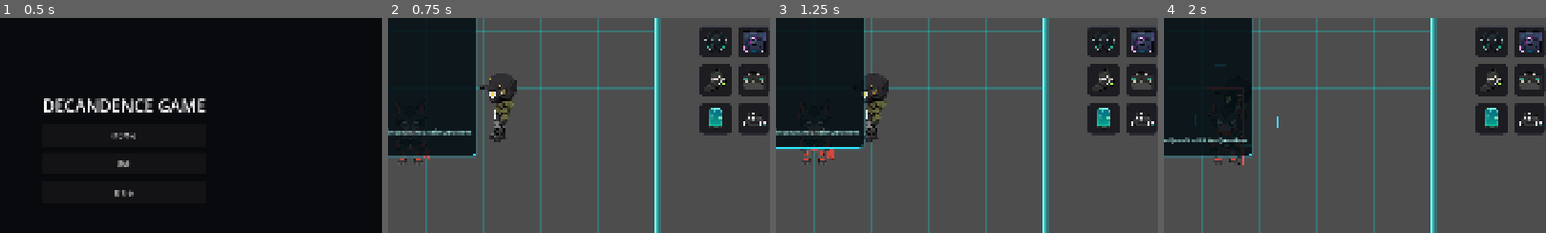
Above: before the commit, frames 1-4 (left to right).
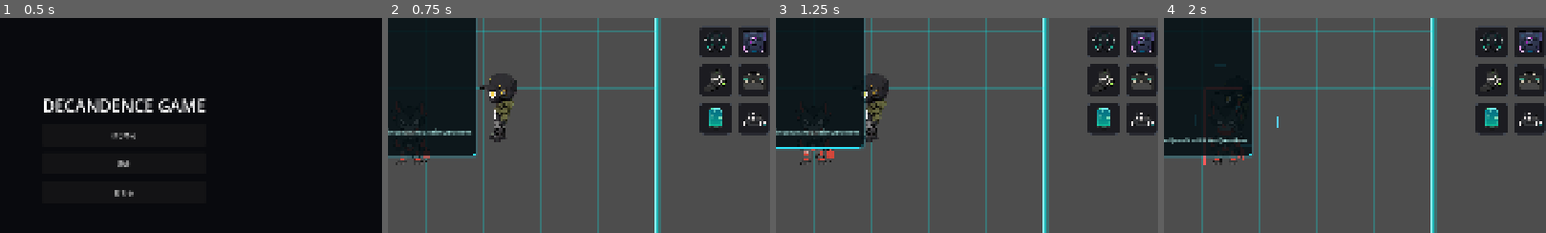
Above: after the commit, the same moments.

Repository: grimoire1089-coder/optimistic
Game: Godot game, scene res://Scenes/Boot/TitleScene.tscn
The game is run twice, just before and just after one commit, with the same random seed, the same clock (stepped at 60 frames per second) and the same inputs. Sound files missing from this copy of the repository are replaced by a short silence.
Inputs:
- Up to frame 1 (0.5 s): no input
- Up to frame 2 (0.75 s): click "はじめる" at 0.5 s
- Up to frame 3 (1.25 s): no input
- Up to frame 4 (2 s): click "POS" at 1.25 s
The pictures show only the part of the screen within x 34-84%, y 20-70%; the shares and areas given below are measured in that part.

Frame 1 is identical in both runs. In frame 2, less than 0.1% of the frame differs, in the area x 2-11%, y 47-69%; in frame 3, 0.1%; in frame 4, 0.2%, in the area x 10-21%, y 32-69%.

Commit message:
Route Zippy wander through action runner

Diff:
--- a/Scripts/Characters/Zippy/ZippyActor.gd
+++ b/Scripts/Characters/Zippy/ZippyActor.gd
@@ -11,6 +11,7 @@
 const ITEM_DISPLAY_SCRIPT := preload("res://Scripts/Characters/Modules/AICharacterActionItemDisplayModule.gd")
 const INVENTORY_SCRIPT := preload("res://Scripts/Characters/Modules/AICharacterInventoryModule.gd")
 const ACTION_RUNNER_SCRIPT := preload("res://Scripts/Characters/Actions/Core/AICharacterActionRunner.gd")
+const NODE_ACTION_ADAPTER_SCRIPT := preload("res://Scripts/Characters/Actions/Core/AICharacterNodeActionAdapter.gd")
 const MoveSlot := preload("res://Scripts/Characters/Modules/AICharacterMovementCoordinator.gd")
 
 @export var resident_id: StringName = &"zippy"
@@ -23,6 +24,7 @@
 @export var start_grid_position: Vector2i = Vector2i(1, 6)
 @export var actor_grid_footprint: Vector2i = Vector2i(2, 4)
 @export var enable_action_runner_observer: bool = true
+@export var enable_action_runner_wander: bool = true
 
 @onready var sprite: Sprite2D = $Sprite2D
 @onready var click_area: Area2D = $ClickArea2D
@@ -59,16 +61,15 @@
 
 
 func _physics_process(delta: float) -> void:
-	_update_action_runner_observer(delta)
 	if _update_hydrate_behavior(delta):
+		_cancel_action_runner_current_action("hydrate behavior active")
 		return
 	if _update_sit_behavior(delta):
-		return
-	if wander_module == null:
-		return
-	velocity = wander_module.get_velocity(delta)
-	if velocity.length_squared() > 0.0:
-		move_and_slide()
+		_cancel_action_runner_current_action("sit behavior active")
+		return
+	if _update_action_runner_wander(delta):
+		return
+	_update_legacy_wander(delta)
 
 
 func get_actor_grid_footprint() -> Vector2i:
@@ -202,6 +203,31 @@
 	return true
 
 
+func _update_action_runner_wander(delta: float) -> bool:
+	if action_runner == null:
+		return false
+	if not enable_action_runner_wander:
+		if enable_action_runner_observer:
+			action_runner.physics_update(delta)
+		return false
+	action_runner.physics_update(delta)
+	return true
+
+
+func _update_legacy_wander(delta: float) -> void:
+	if wander_module == null:
+		return
+	velocity = wander_module.get_velocity(delta)
+	if velocity.length_squared() > 0.0:
+		move_and_slide()
+
+
+func _cancel_action_runner_current_action(reason: String) -> void:
+	if action_runner == null or not action_runner.has_active_action():
+		return
+	action_runner.cancel_current_action(reason)
+
+
 func _try_claim_move_slot() -> bool:
 	if MoveSlot.can_move(self):
 		return MoveSlot.request_move(self)
@@ -291,18 +317,38 @@
 
 func _setup_action_runner_observer() -> void:
 	_shutdown_action_runner_observer()
-	if not enable_action_runner_observer:
+	if not enable_action_runner_observer and not enable_action_runner_wander:
 		return
 	action_runner = ACTION_RUNNER_SCRIPT.new() as AICharacterActionRunner
 	if action_runner == null:
 		return
-	action_runner.setup(self, [])
-
-
-func _update_action_runner_observer(delta: float) -> void:
-	if not enable_action_runner_observer or action_runner == null:
-		return
-	action_runner.physics_update(delta)
+	action_runner.setup(self, _build_action_runner_packages())
+
+
+func _build_action_runner_packages() -> Array[AICharacterActionPackage]:
+	var packages: Array[AICharacterActionPackage] = []
+	if not enable_action_runner_wander or wander_module == null:
+		return packages
+
+	var wander_adapter := NODE_ACTION_ADAPTER_SCRIPT.new() as AICharacterNodeActionAdapter
+	if wander_adapter == null:
+		return packages
+	wander_adapter.action_id = &"wander"
+	wander_adapter.display_name = "移動中"
+	wander_adapter.priority = 0
+	wander_adapter.base_score = 1.0
+	wander_adapter.action_node_path = NodePath("AICharacterRandomWanderModule")
+	wander_adapter.can_start_method = &"can_start_action_runner_wander"
+	wander_adapter.start_method = &"start_action_runner_wander"
+	wander_adapter.tick_method = &"get_velocity"
+	wander_adapter.tick_pass_delta = true
+	wander_adapter.active_check_method = &""
+	wander_adapter.complete_when_inactive = false
+	wander_adapter.cancel_method_names = PackedStringArray(["cancel_action_runner_wander"])
+	wander_adapter.cleanup_method_names = PackedStringArray(["cleanup_action_runner_wander"])
+	wander_adapter.debug_summary_method = &"get_action_runner_wander_debug_summary"
+	packages.append(wander_adapter)
+	return packages
 
 
 func _shutdown_action_runner_observer() -> void:
